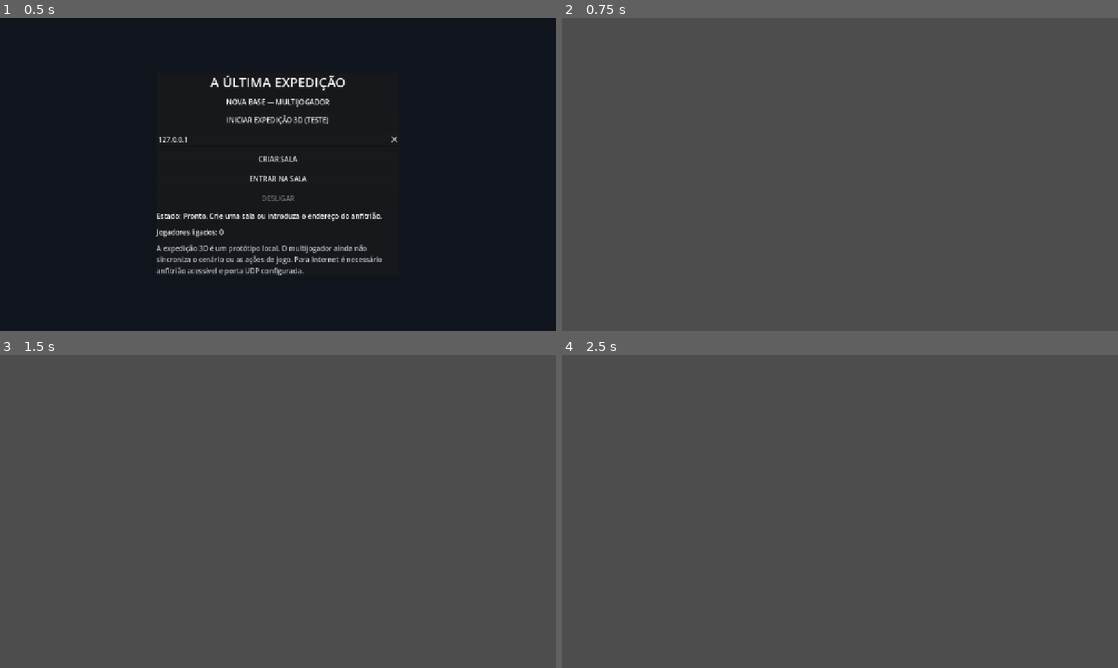
Above: before the commit, frames 1-4 (two rows, left to right).
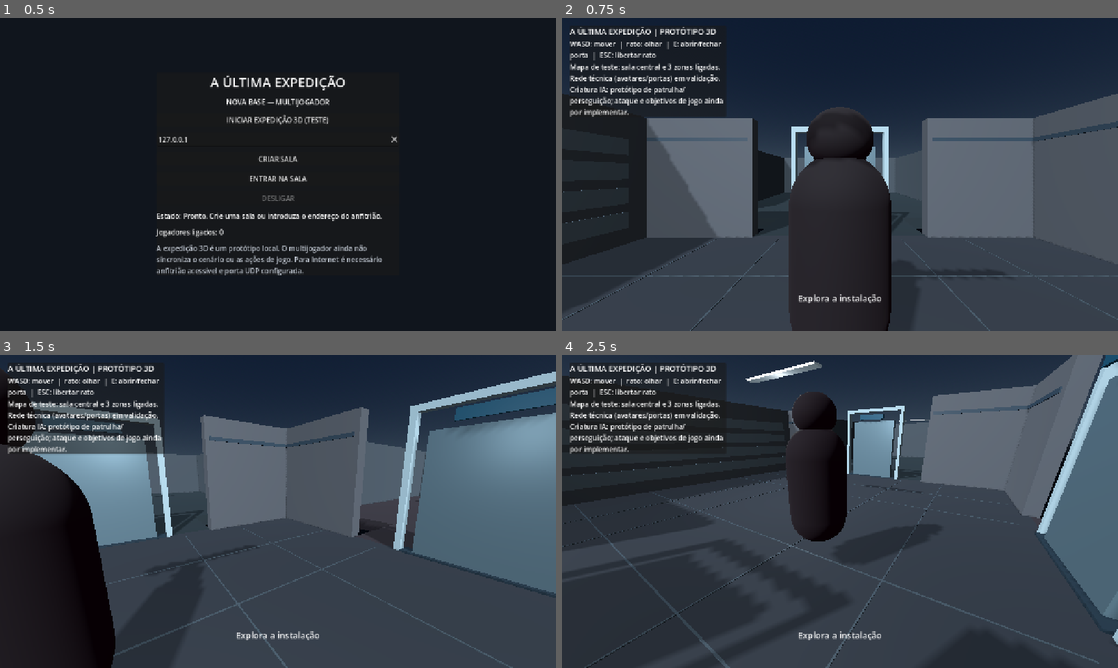
Above: after the commit, the same moments.

Repository: lufime/Valep-lis---Cidade-Viva-
Game: Godot game, scene res://scenes/main.tscn
The game is run twice, just before and just after one commit, with the same random seed, the same clock (stepped at 60 frames per second) and the same inputs.
Inputs (mouse positions are in pixels of both pictures, inside the frame that each line leads up to):
- Up to frame 1 (0.5 s): no input
- Up to frame 2 (0.75 s): click "INICIAR EXPEDIÇÃO 3D (TESTE)" at 0.5 s
- Up to frame 3 (1.5 s): tap Enter at 1.25 s; move the mouse to (400, 495) at 1.27 s; hold D from 1.28 s (still down); tap E at 1.35 s; click (400, 495) at 1.42 s
- Up to frame 4 (2.5 s): move the mouse to (728, 527) at 2.02 s; release D at 2.03 s; hold S from 2.03 s (still down); tap E at 2.1 s

Frame 1 is identical in both runs. In frame 2, 70% of the frame differs, in the area x 0-100%, y 0-100%; in frame 3, 67%; in frame 4, 74%.
Error before the commit: Parse Error: Function "_build_environment()" not found in base self. (res://scripts/expedition_3d.gd:441)

Commit message:
Restaurar funções da cena 3D removidas acidentalmente

Diff:
--- a/expedicao/scripts/expedition_3d.gd
+++ b/expedicao/scripts/expedition_3d.gd
@@ -18,7 +18,6 @@
 var _player_states: Dictionary = {}
 var _last_server_sync_msec: Dictionary = {}
 var _sync_elapsed := 0.0
-var _local_peer_id := 1
 
 func _process(delta: float) -> void:
 	var blend := 1.0 - exp(-12.0 * delta)
@@ -44,7 +43,7 @@
 	# get_unique_id() quando o peer ENet já não está ativo.
 	var peer_id := 1
 	if connection_active:
-		peer_id = _local_peer_id
+		peer_id = multiplayer.get_unique_id()
 	var state := {"position": _local_player.global_position, "yaw": _local_player.rotation.y, "pitch": float(_local_player.get("pitch"))}
 	_player_states[peer_id] = state
 	if not connection_active:
@@ -57,7 +56,6 @@
 func _register_with_host() -> void:
 	if multiplayer.multiplayer_peer != null and multiplayer.multiplayer_peer.get_connection_status() == MultiplayerPeer.CONNECTION_CONNECTED:
 		var p := multiplayer.get_unique_id()
-		_local_peer_id = p
 		_rpc_register_player.rpc_id(1, p, _local_player.global_position, _local_player.rotation.y, float(_local_player.get("pitch")))
 
 @rpc("any_peer", "call_remote", "reliable")
@@ -500,3 +498,228 @@
 	# depois da gravidade, e uma margem a tocar no chão bloquearia todo o movimento horizontal.
 	query.transform = Transform3D(Basis.IDENTITY, previous_position + Vector3(0.0, 0.92, 0.0))
 	query.motion = displacement
+	query.margin = 0.005
+	if is_instance_valid(_local_player):
+		query.exclude = [_local_player.get_rid()]
+	var space := world.direct_space_state
+	# Não aceitamos uma trajetória que comece dentro de uma parede/porta.
+	if not space.intersect_shape(query, 8).is_empty():
+		return false
+	var fractions := space.cast_motion(query)
+	if fractions.size() < 2:
+		return false
+	return float(fractions[0]) >= 0.999
+
+func _build_environment() -> void:
+	var environment := WorldEnvironment.new()
+	var env := Environment.new()
+	env.background_mode = Environment.BG_SKY
+	env.sky = Sky.new()
+	var sky_material := ProceduralSkyMaterial.new()
+	sky_material.sky_top_color = Color("#101a2a")
+	sky_material.sky_horizon_color = Color("#35404a")
+	sky_material.ground_bottom_color = Color("#080b10")
+	sky_material.ground_horizon_color = Color("#20262d")
+	env.sky.sky_material = sky_material
+	env.ambient_light_source = Environment.AMBIENT_SOURCE_COLOR
+	env.ambient_light_color = Color("#858585")
+	env.ambient_light_energy = 0.32
+	env.tonemap_mode = Environment.TONE_MAPPER_FILMIC
+	environment.environment = env
+	add_child(environment)
+
+	var light := DirectionalLight3D.new()
+	light.rotation_degrees = Vector3(-38, -28, 0)
+	light.light_energy = 0.62
+	light.shadow_enabled = true
+	light.shadow_opacity = 0.55
+	light.shadow_blur = 1.0
+	add_child(light)
+
+	var fill := OmniLight3D.new()
+	fill.position = Vector3(0, 2.7, 0)
+	fill.light_color = Color("#ffffff")
+	fill.light_energy = 0.18
+	fill.omni_range = 12.0
+	add_child(fill)
+
+func _build_map() -> void:
+	# Central room, two side rooms and a rear corridor, connected by real door openings.
+	_add_box("CentralFloor", Vector3(0, -0.2, 0), Vector3(10, 0.4, 10), Color("#303740"))
+	_add_box("NorthRoomFloor", Vector3(0, -0.2, -12), Vector3(10, 0.4, 10), Color("#29343b"))
+	_add_box("EastRoomFloor", Vector3(12, -0.2, 0), Vector3(10, 0.4, 10), Color("#34333a"))
+	_add_box("SouthRoomFloor", Vector3(0, -0.2, 12), Vector3(10, 0.4, 10), Color("#2e353a"))
+
+	# Fill the 2 m gaps between the central room and each outer zone so
+	# players have continuous collision floor while crossing the doorways.
+	_add_box("NorthConnectorFloor", Vector3(0, -0.2, -6), Vector3(4.4, 0.4, 2), Color("#29343b"))
+	_add_box("EastConnectorFloor", Vector3(6, -0.2, 0), Vector3(2, 0.4, 4.4), Color("#34333a"))
+	_add_box("SouthConnectorFloor", Vector3(0, -0.2, 6), Vector3(4.4, 0.4, 2), Color("#2e353a"))
+
+	# Central room walls with openings at each connection.
+	_add_box("CentralWestWall", Vector3(-5, 1.5, 0), Vector3(0.3, 3, 10), Color("#505760"))
+	_add_box("CentralEastUpper", Vector3(5, 1.5, -3.6), Vector3(0.3, 3, 2.8), Color("#505760"))
+	_add_box("CentralEastLower", Vector3(5, 1.5, 3.6), Vector3(0.3, 3, 2.8), Color("#505760"))
+	_add_box("CentralNorthLeft", Vector3(-3.6, 1.5, -5), Vector3(2.8, 3, 0.3), Color("#505760"))
+	_add_box("CentralNorthRight", Vector3(3.6, 1.5, -5), Vector3(2.8, 3, 0.3), Color("#505760"))
+	_add_box("CentralSouthLeft", Vector3(-3.6, 1.5, 5), Vector3(2.8, 3, 0.3), Color("#505760"))
+	_add_box("CentralSouthRight", Vector3(3.6, 1.5, 5), Vector3(2.8, 3, 0.3), Color("#505760"))
+
+	# Outer walls for connected zones.
+	_add_box("NorthWest", Vector3(-5, 1.5, -12), Vector3(0.3, 3, 10), Color("#46515b"))
+	_add_box("NorthEast", Vector3(5, 1.5, -12), Vector3(0.3, 3, 10), Color("#46515b"))
+	_add_box("NorthBack", Vector3(0, 1.5, -17), Vector3(10, 3, 0.3), Color("#46515b"))
+	_add_box("EastTop", Vector3(12, 1.5, -5), Vector3(10, 3, 0.3), Color("#46515b"))
+	_add_box("EastBottom", Vector3(12, 1.5, 5), Vector3(10, 3, 0.3), Color("#46515b"))
+	_add_box("EastBack", Vector3(17, 1.5, 0), Vector3(0.3, 3, 10), Color("#46515b"))
+	_add_box("SouthWest", Vector3(-5, 1.5, 12), Vector3(0.3, 3, 10), Color("#46515b"))
+	_add_box("SouthEast", Vector3(5, 1.5, 12), Vector3(0.3, 3, 10), Color("#46515b"))
+	_add_box("SouthBack", Vector3(0, 1.5, 17), Vector3(10, 3, 0.3), Color("#46515b"))
+
+	_add_door("DoorToNorth", Vector3(0, 1.15, -5), 0.0)
+	_add_door("DoorToEast", Vector3(5, 1.15, 0), PI / 2.0)
+	_add_door("DoorToSouth", Vector3(0, 1.15, 5), 0.0)
+	_add_box("NorthConsole", Vector3(-2.7, 0.65, -13.5), Vector3(1.1, 1.3, 0.7), Color("#657d88"))
+	_add_box("EastCrate", Vector3(14.5, 0.55, 2.5), Vector3(1.2, 1.1, 1.2), Color("#75634d"))
+	_add_box("SouthTable", Vector3(1.8, 0.8, 13.5), Vector3(2.2, 1.6, 1.0), Color("#4c555d"))
+
+
+	# Molduras finas posicionadas fora do volume útil das passagens.
+	var frame_color := Color("#8da7b5")
+	var frame_dark := Color("#263744")
+	# Ligações norte/sul: vãos com 2,2 m, sem painéis fixos a atravessar a passagem.
+	for z_pos in [-5.0, 5.0]:
+		for x_pos in [-1.18, 1.18]:
+			_add_box("DoorFramePost_%s_%s" % [str(z_pos), str(x_pos)], Vector3(x_pos, 1.35, z_pos), Vector3(0.12, 2.7, 0.18), frame_color)
+		_add_box("DoorFrameHeader_%s" % str(z_pos), Vector3(0, 2.72, z_pos), Vector3(2.48, 0.12, 0.18), frame_color)
+		_add_box("DoorFrameThreshold_%s" % str(z_pos), Vector3(0, 0.025, z_pos), Vector3(2.2, 0.035, 0.30), frame_dark)
+	# Ligação este: moldura rodando 90 graus em torno do eixo vertical.
+	for z_pos in [-1.18, 1.18]:
+		_add_box("DoorFramePostEast_%s" % str(z_pos), Vector3(5.0, 1.35, z_pos), Vector3(0.18, 2.7, 0.12), frame_color)
+	_add_box("DoorFrameHeaderEast", Vector3(5.0, 2.72, 0), Vector3(0.18, 0.12, 2.48), frame_color)
+	_add_box("DoorFrameThresholdEast", Vector3(5.0, 0.025, 0), Vector3(0.30, 0.035, 2.2), frame_dark)
+
+	# Luzes de teto discretas; sem objetos luminosos a bloquear os vãos.
+	_add_detail_box("CeilingLightCentral", Vector3(0, 2.86, 0), Vector3(2.0, 0.045, 0.22), Color("#d6efff"), 0.12)
+	_add_detail_box("CeilingLightNorth", Vector3(0, 2.86, -12), Vector3(2.0, 0.045, 0.22), Color("#d6efff"), 0.12)
+	_add_detail_box("CeilingLightEast", Vector3(12, 2.86, 0), Vector3(0.22, 0.045, 2.0), Color("#d6efff"), 0.12)
+	_add_detail_box("CeilingLightSouth", Vector3(0, 2.86, 12), Vector3(2.0, 0.045, 0.22), Color("#d6efff"), 0.12)
+	_add_detail_box("NorthZoneSign", Vector3(0, 2.45, -4.72), Vector3(1.05, 0.18, 0.04), Color("#214c63"), 0.20)
+	_add_detail_box("EastZoneSign", Vector3(4.72, 2.45, 0), Vector3(0.04, 0.18, 1.05), Color("#214c63"), 0.20)
+	_add_detail_box("SouthZoneSign", Vector3(0, 2.45, 4.72), Vector3(1.05, 0.18, 0.04), Color("#214c63"), 0.20)
+
+	# Acabamentos de instalação: juntas no piso, rodapés técnicos e painéis de parede.
+	var floor_joint := Color("#46535d")
+	var wall_panel := Color("#657581")
+	var wall_shadow := Color("#394957")
+	for x_pos in [-3.0, -1.5, 1.5, 3.0]:
+		_add_detail_box("FloorJointX_%s" % str(x_pos), Vector3(x_pos, 0.008, 0), Vector3(0.018, 0.008, 9.4), floor_joint)
+	for z_pos in [-3.0, -1.5, 1.5, 3.0]:
+		_add_detail_box("FloorJointZ_%s" % str(z_pos), Vector3(0, 0.009, z_pos), Vector3(9.4, 0.008, 0.018), floor_joint)
+	# Painéis pouco profundos na parede oeste; não alteram colisões nem largura dos corredores.
+	for y_pos in [0.55, 1.1, 1.65, 2.2]:
+		_add_detail_box("WestWallPanel_%s" % str(y_pos), Vector3(-4.81, y_pos, 0), Vector3(0.025, 0.36, 8.8), wall_panel)
+	# Faixas técnicas nas paredes laterais, afastadas das aberturas das portas.
+	_add_detail_box("EastUpperWallBand", Vector3(4.81, 2.45, -3.55), Vector3(0.025, 0.10, 2.5), wall_shadow)
+	_add_detail_box("EastLowerWallBand", Vector3(4.81, 2.45, 3.55), Vector3(0.025, 0.10, 2.5), wall_shadow)
+	_add_detail_box("NorthLeftWallBand", Vector3(-3.55, 2.45, -4.81), Vector3(2.5, 0.10, 0.025), wall_shadow)
+	_add_detail_box("NorthRightWallBand", Vector3(3.55, 2.45, -4.81), Vector3(2.5, 0.10, 0.025), wall_shadow)
+	_add_detail_box("SouthLeftWallBand", Vector3(-3.55, 2.45, 4.81), Vector3(2.5, 0.10, 0.025), wall_shadow)
+	_add_detail_box("SouthRightWallBand", Vector3(3.55, 2.45, 4.81), Vector3(2.5, 0.10, 0.025), wall_shadow)
+
+func _add_detail_box(label: String, pos: Vector3, size: Vector3, color: Color, emission: float = 0.0) -> void:
+	var detail := MeshInstance3D.new()
+	detail.name = label
+	detail.position = pos
+	var mesh := BoxMesh.new()
+	mesh.size = size
+	detail.mesh = mesh
+	var material := StandardMaterial3D.new()
+	material.albedo_color = color
+	material.roughness = 0.42
+	if emission > 0.0:
+		material.emission_enabled = true
+		material.emission = color
+		material.emission_energy_multiplier = emission
+	detail.material_override = material
+	add_child(detail)
+
+func _add_box(label: String, pos: Vector3, size: Vector3, color: Color) -> void:
+	var body := StaticBody3D.new()
+	body.name = label
+	body.position = pos
+	var mesh_instance := MeshInstance3D.new()
+	var mesh := BoxMesh.new()
+	mesh.size = size
+	mesh_instance.mesh = mesh
+	var material := StandardMaterial3D.new()
+	material.albedo_color = color
+	material.roughness = 0.82
+	mesh_instance.material_override = material
+	body.add_child(mesh_instance)
+	var collision := CollisionShape3D.new()
+	var shape := BoxShape3D.new()
+	shape.size = size
+	collision.shape = shape
+	body.add_child(collision)
+	add_child(body)
+
+func _add_door(label: String, pos: Vector3, yaw: float) -> void:
+	# Hinge the door at one edge so the opened panel swings out of the walking line.
+	# The pivot is offset from the doorway centre; the child body is offset back
+	# so the closed panel remains centred in the opening.
+	var hinge_offset := Vector3(0.9, 0.0, 0.0).rotated(Vector3.UP, yaw)
+	var door := Node3D.new()
+	door.name = label
+	door.position = pos + hinge_offset
+	door.rotation.y = yaw
+	door.set_meta("is_door", true)
+	door.set_meta("open", false)
+	door.set_meta("closed_yaw", yaw)
+	door.set_meta("doorway_center", pos)
+
+	var body := StaticBody3D.new()
+	body.name = "DoorCollider"
+	body.position = Vector3(-0.9, 0.0, 0.0)
+	body.set_meta("is_door", true)
+	body.set_meta("door_root", NodePath(".."))
+	var mesh_instance := MeshInstance3D.new()
+	var mesh := BoxMesh.new()
+	mesh.size = Vector3(1.8, 2.3, 0.16)
+	mesh_instance.mesh = mesh
+	var material := StandardMaterial3D.new()
+	material.albedo_color = Color("#6d8795")
+	material.metallic = 0.45
+	material.roughness = 0.38
+	mesh_instance.material_override = material
+	body.add_child(mesh_instance)
+	var collision := CollisionShape3D.new()
+	var shape := BoxShape3D.new()
+	shape.size = Vector3(1.8, 2.3, 0.16)
+	collision.shape = shape
+	body.add_child(collision)
+	door.add_child(body)
+	add_child(door)
+
+func _build_hud() -> void:
+	var layer := CanvasLayer.new()
+	layer.name = "HUD"
+	add_child(layer)
+	var panel := PanelContainer.new()
+	panel.position = Vector2(18, 18)
+	panel.custom_minimum_size = Vector2(360, 0)
+	layer.add_child(panel)
+	var stack := VBoxContainer.new()
+	panel.add_child(stack)
+	var title := Label.new()
+	title.text = "A ÚLTIMA EXPEDIÇÃO | PROTÓTIPO 3D"
+	title.add_theme_font_size_override("font_size", 18)
+	stack.add_child(title)
+	var info := Label.new()
+	info.text = "WASD: mover  |  rato: olhar  |  E: abrir/fechar porta  |  ESC: libertar rato"
+	info.autowrap_mode = TextServer.AUTOWRAP_WORD_SMART
+	stack.add_child(info)
+	var note := Label.new()
+	note.text = "Mapa de teste: sala central e 3 zonas ligadas. Rede técnica (avatares/portas) em validação. Criatura IA: protótipo de patrulha/perseguição; ataque e objetivos de jogo ainda por implementar."
+	note.autowrap_mode = TextServer.AUTOWRAP_WORD_SMART
+	stack.add_child(note)
